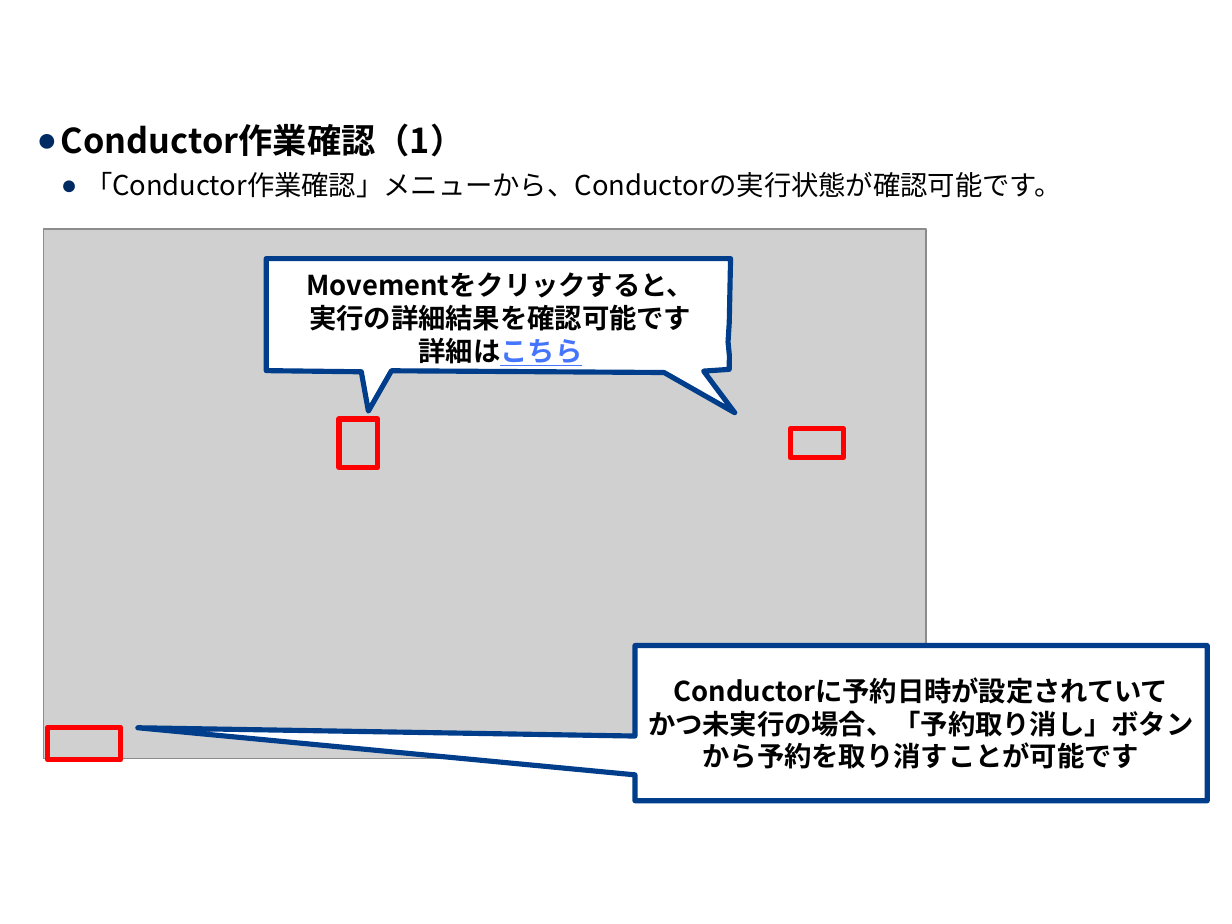
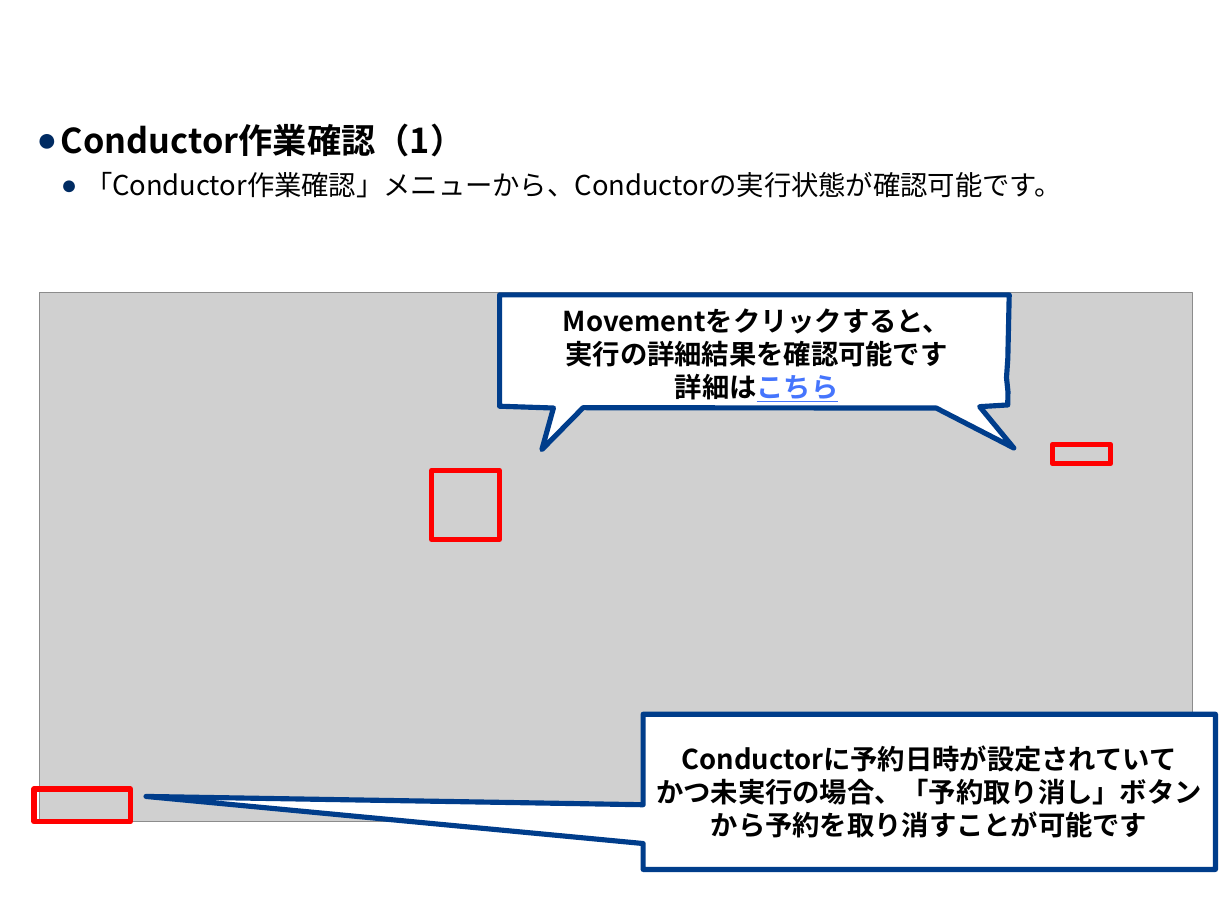
Before and after one commit to exastro-suite/it-automation-docs, a slide deck: slide 15 of asset/Learn_ja/ITA-Conductor_ja.pptx. Drawn at 1232x924 pixels with LibreOffice and Linux fonts; fonts in the diff are those of the drawing; grey boxes stand for pictures; background and template pictures are left out. Boxes give left, top, right and bottom in pixels: in the first picture for what was removed or moved away, otherwise in the second. Text is boxed around its words. In the diff, an @@ line names an element or a change of style, - is before the commit and + after.

```diff
--- a/asset/Learn_ja/ITA-Conductor_ja.pptx
+++ b/asset/Learn_ja/ITA-Conductor_ja.pptx
@@ picture: place and size @@
-picture at (43,229,926,759)
+picture at (39,293,1193,822)
@@ freeform shape "Movementをクリックすると、 実行の詳細結果を確認可能です 詳細はこちら": place and size @@
-freeform shape "Movementをクリックすると、 実行の詳細結果を確認可能です 詳細はこちら" at (266,259,734,413)
+freeform shape "Movementをクリックすると、 実行の詳細結果を確認可能です 詳細はこちら" at (499,294,1013,450)
@@ rectangle: place and size @@
-rectangle at (790,429,843,457)
+rectangle at (1052,445,1110,464)
@@ rectangle: place and size @@
-rectangle at (339,419,378,467)
+rectangle at (431,471,499,540)
@@ speech box "Conductorに予約日時が設定されていて かつ未実行の場合、「予約取り消し」ボタン から予約を取り消すことが可能です": place and size @@
-speech box "Conductorに予約日時が設定されていて かつ未実行の場合、「予約取り消し」ボタン から予約を取り消すことが可能です" at (634,646,1207,801)
+speech box "Conductorに予約日時が設定されていて かつ未実行の場合、「予約取り消し」ボタン から予約を取り消すことが可能です" at (643,715,1216,870)
@@ rectangle: place and size @@
-rectangle at (48,727,121,759)
+rectangle at (34,788,131,821)
```
Also in this commit, not shown: 12 other slides changed, 1 slide added, 1 other file.
